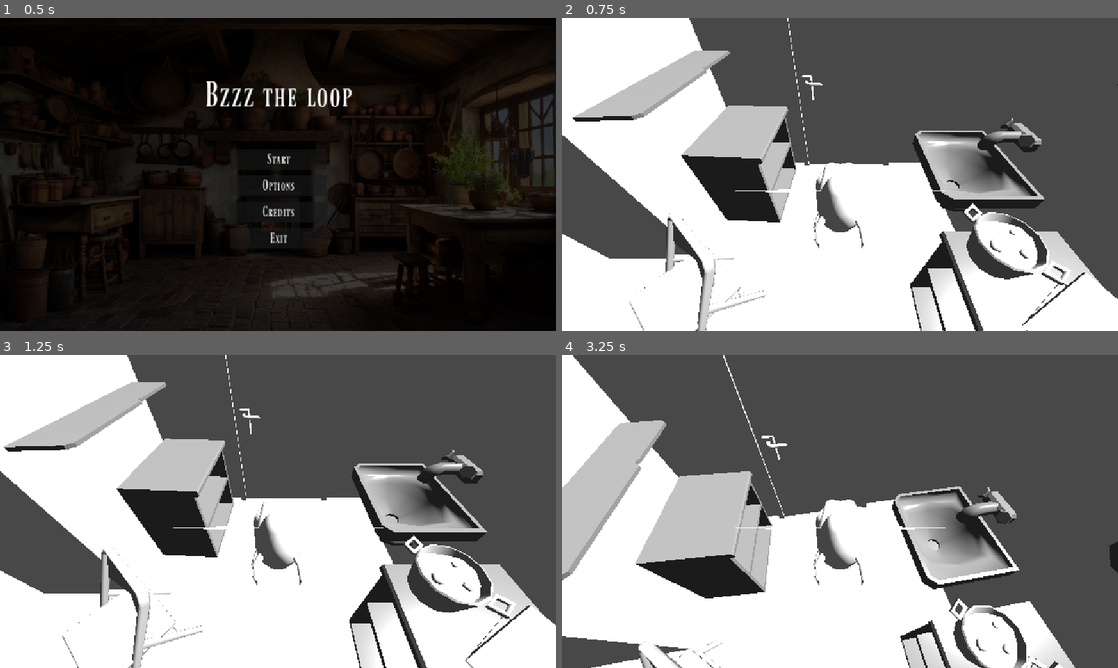
Above: before the commit, frames 1-4 (two rows, left to right).
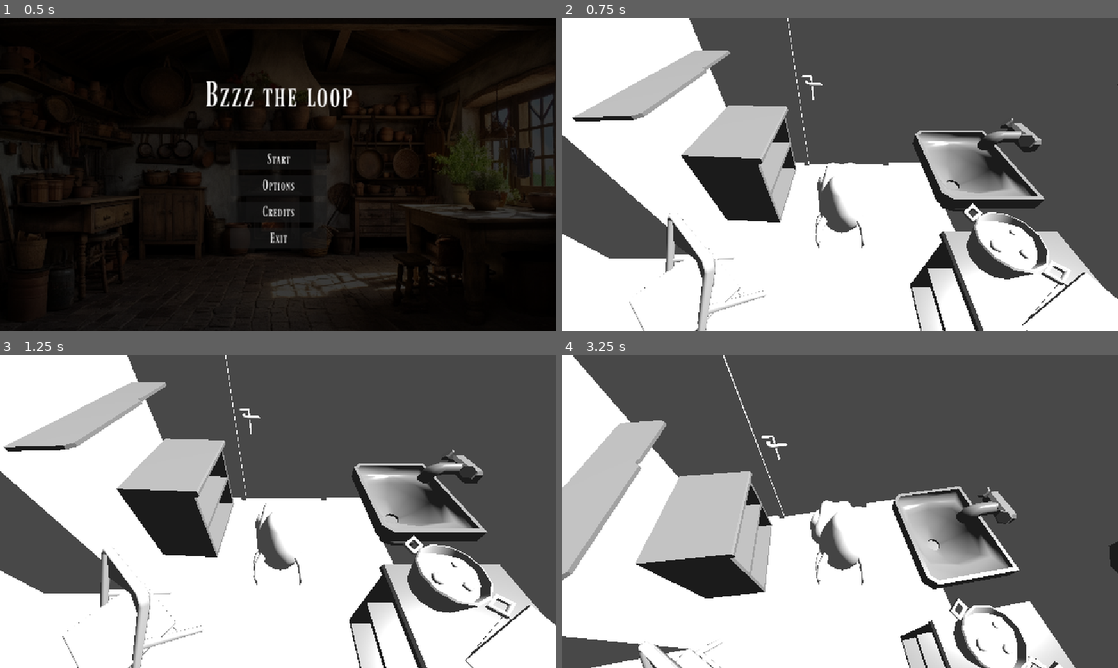
Above: after the commit, the same moments.

Repository: serb2331/gmtk-2025
Game: Godot game, scene res://main_menu.tscn
The game is run twice, just before and just after one commit, with the same random seed, the same clock (stepped at 60 frames per second) and the same inputs.
Inputs (mouse positions are in pixels of both pictures, inside the frame that each line leads up to):
- Up to frame 1 (0.5 s): no input
- Up to frame 2 (0.75 s): click "Start" at 0.5 s
- Up to frame 3 (1.25 s): no input
- Up to frame 4 (3.25 s): move the mouse to (867, 511) at 1.27 s; hold Space (fly) 1.28-2.03 s; hold W (move_forward) from 1.28 s (still down); move the mouse to (812, 511) at 2.02 s; tap Space (fly) at 2.1 s; move the mouse to (851, 505) at 2.77 s; hold Space (fly) from 2.78 s (still down)

Frame 1 is identical in both runs. In frame 2, 0.4% of the frame differs, in the area x 31-69%, y 46-73%; in frame 3, 0.4%; in frame 4, 0.7%, in the area x 31-69%, y 46-74%.

Commit message:
added some animations on player

Diff:
--- a/phly/assets/player/fly_behaivor.gd
+++ b/phly/assets/player/fly_behaivor.gd
@@ -3,6 +3,15 @@
 @export var animation_player: AnimationPlayer
 
 func _ready():
-    var idle_animation = load("res://path/to/my_animation.res")
-    animation_player.add_animation("idle", idle_animation)
-    animation_player.play("idle")
+	var idle_animation = load("res://assets/player/anim/A_Idle.res")
+	var walking_animation = load("res://assets/player/anim/A_Idle.res")
+	var flying_animation = load("res://assets/player/anim/A_Idle.res")
+
+	if not animation_player.has_animation_library(""):
+		animation_player.add_animation_library("", AnimationLibrary.new())
+
+	animation_player.get_animation_library("").add_animation("idle", idle_animation)
+	animation_player.get_animation_library("").add_animation("walk", walking_animation)
+	animation_player.get_animation_library("").add_animation("fly", flying_animation)
+
+	animation_player.play("idle")
--- a/phly/player_fly.gd
+++ b/phly/player_fly.gd
@@ -14,6 +14,7 @@
 @onready var PitchPivot : Node3D = $TwistPivot/PitchPivot
 @onready var Camera := $TwistPivot/PitchPivot/Camera3D
 @onready var Model : Node3D = $Fly
+@onready var FlyAnimation : AnimationPlayer = $Fly/AnimationPlayer
 const ROTATION_SPEED = 90.0  # degrees per second
 const MIN_PITCH = deg_to_rad(-(ROTATION_MAX_DEGREE))
 const MAX_PITCH = deg_to_rad(ROTATION_MAX_DEGREE)
@@ -55,6 +56,7 @@
 #############
 
 func _ready() -> void:
+	print("FlyAnimation: ", FlyAnimation)
 	Input.mouse_mode = Input.MOUSE_MODE_CAPTURED
 
 func _physics_process(delta: float) -> void:
@@ -90,6 +92,22 @@
 
 	move_and_slide()
 
+	var desired_animation := ""
+
+	if velocity.y != 0:
+		desired_animation = "fly"
+	elif is_on_floor():
+		var is_moving = abs(velocity.x) > 0.1 or abs(velocity.z) > 0.1
+		if is_moving:
+			desired_animation = "walk"
+		else:
+			desired_animation = "idle"
+	else:
+		desired_animation = "idle"
+
+	if FlyAnimation.current_animation != desired_animation:
+		FlyAnimation.play(desired_animation)
+
 func _unhandled_input(event: InputEvent) -> void:
 	if (event is InputEventMouseMotion):
 		# print(event.screen_relative)
--- a/phly/player_fly.tscn
+++ b/phly/player_fly.tscn
@@ -1,9 +1,7 @@
-[gd_scene load_steps=5 format=3 uid="uid://cmhuo4csf1fj4"]
+[gd_scene load_steps=4 format=3 uid="uid://cmhuo4csf1fj4"]
 
 [ext_resource type="Script" uid="uid://cja4hhwtrelip" path="res://player_fly.gd" id="1_cowcd"]
-[ext_resource type="PackedScene" uid="uid://d3m6o5mr2a6wd" path="res://assets/player/Fly_Rig.fbx" id="2_ybtsn"]
-
-[sub_resource type="AnimationLibrary" id="AnimationLibrary_ybtsn"]
+[ext_resource type="PackedScene" uid="uid://de1h3gx4jutl8" path="res://assets/player/fly_scene.tscn" id="2_ybtsn"]
 
 [sub_resource type="SphereShape3D" id="SphereShape3D_cowcd"]
 radius = 0.01
@@ -13,11 +11,6 @@
 
 [node name="Fly" parent="." instance=ExtResource("2_ybtsn")]
 transform = Transform3D(5, 0, 0, 0, 5, 0, 0, 0, 5, 0, 0, 0)
-
-[node name="AnimationPlayer2" type="AnimationPlayer" parent="Fly"]
-libraries = {
-&"": SubResource("AnimationLibrary_ybtsn")
-}
 
 [node name="CollisionShape3D" type="CollisionShape3D" parent="."]
 transform = Transform3D(2.5, 0, 0, 0, 2.5, 0, 0, 0, 2.5, 0, 0.015, 0)
